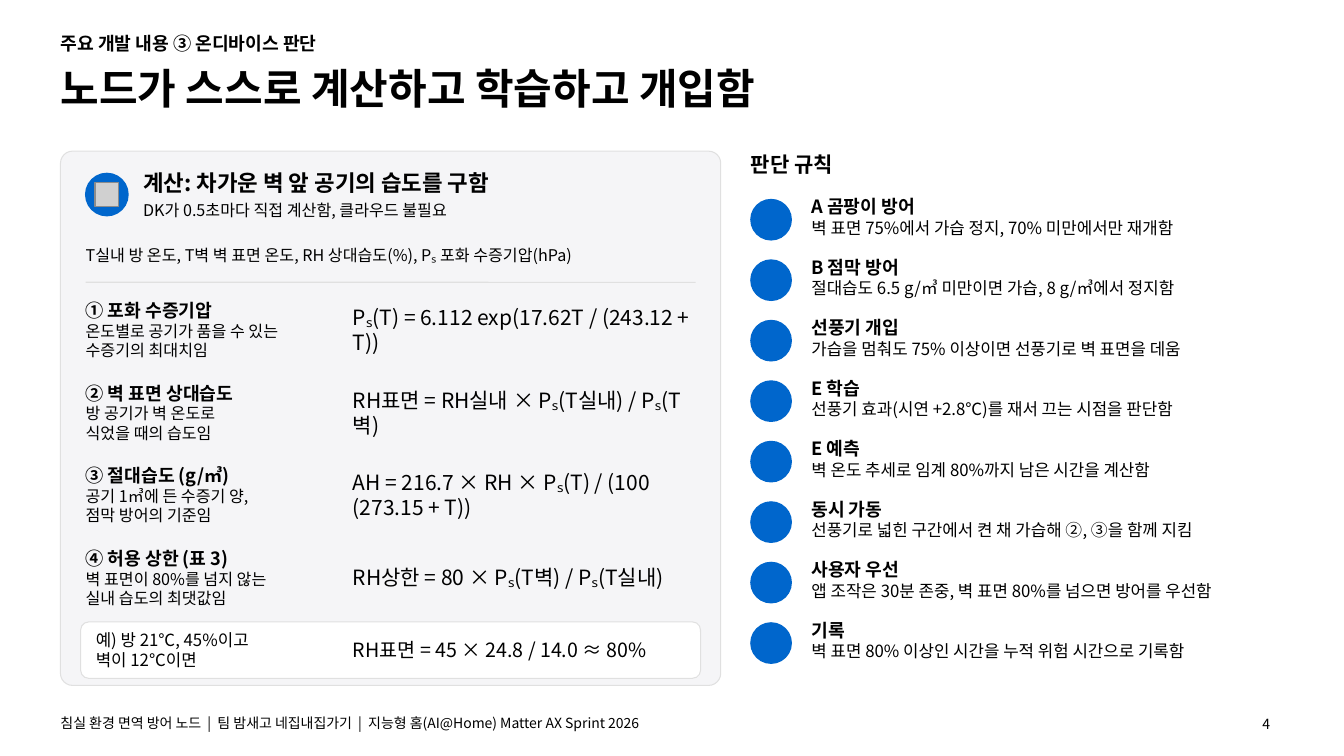
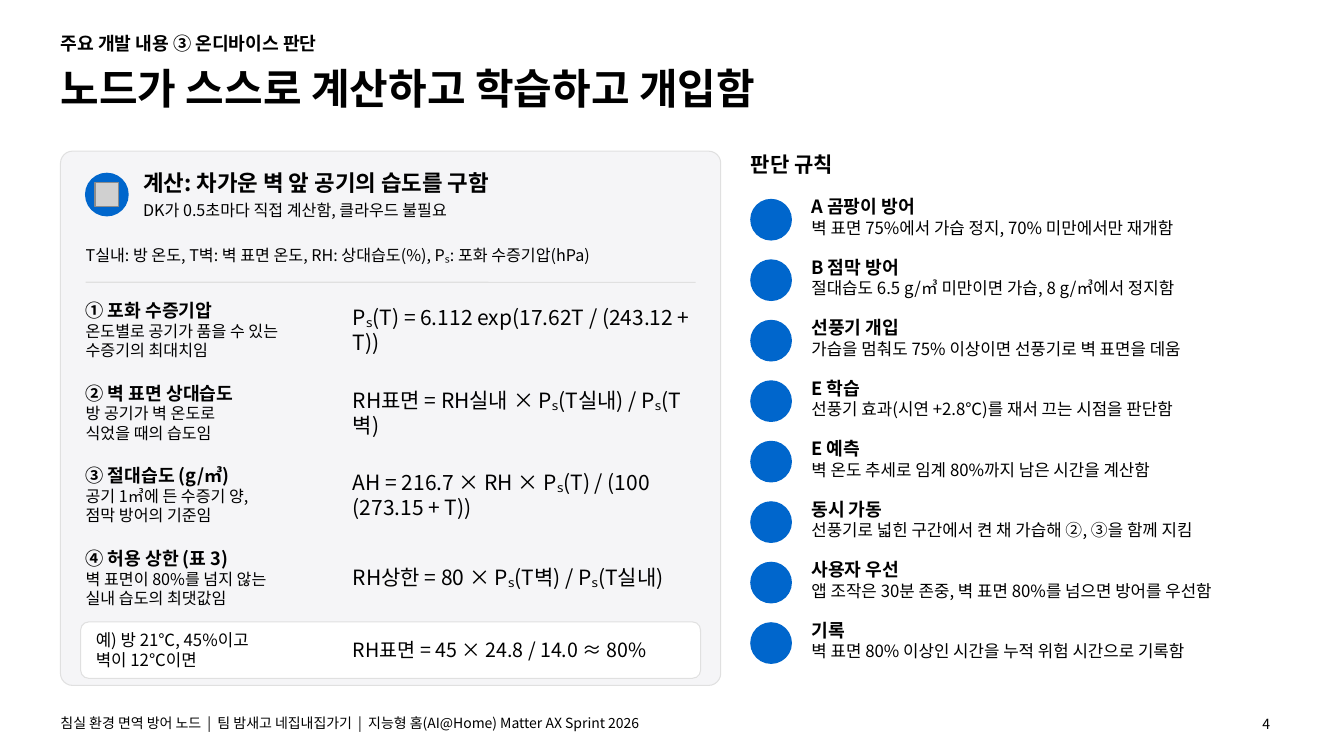
Before and after one commit to 55wind/matter-iot, a slide deck: slide 4 of docs/발표자료_침실노드.pptx. Drawn at 1344x756 pixels with LibreOffice and Linux fonts; fonts in the diff are those of the drawing; grey boxes stand for pictures; background and template pictures are left out. Boxes give left, top, right and bottom in pixels: in the first picture for what was removed or moved away, otherwise in the second. Text is boxed around its words. In the diff, an @@ line names an element or a change of style, - is before the commit and + after.

```diff
--- a/docs/발표자료_침실노드.pptx
+++ b/docs/발표자료_침실노드.pptx
@@ text at <box>86,247,590,264</box>: text changed @@
-T실내 방 온도, T벽 벽 표면 온도, RH 상대습도(%), Pₛ 포화 수증기압(hPa)
+T실내: 방 온도, T벽: 벽 표면 온도, RH: 상대습도(%), Pₛ: 포화 수증기압(hPa)
```
Also in this commit, not shown: 2 other files.
